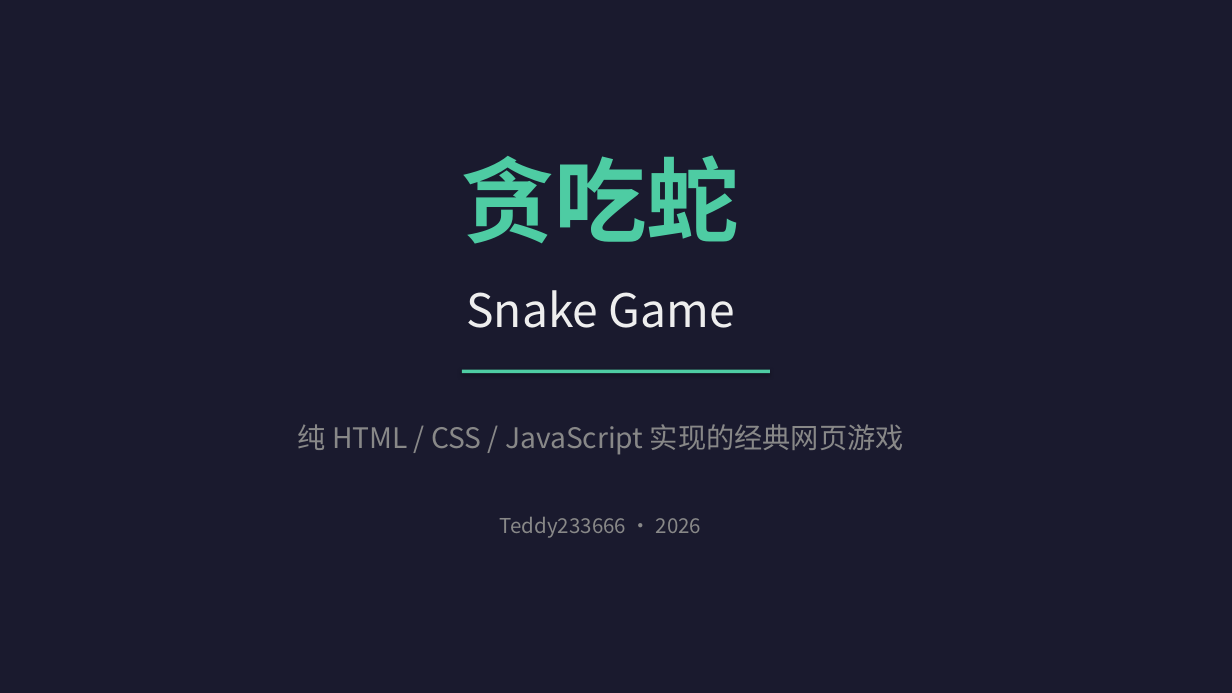
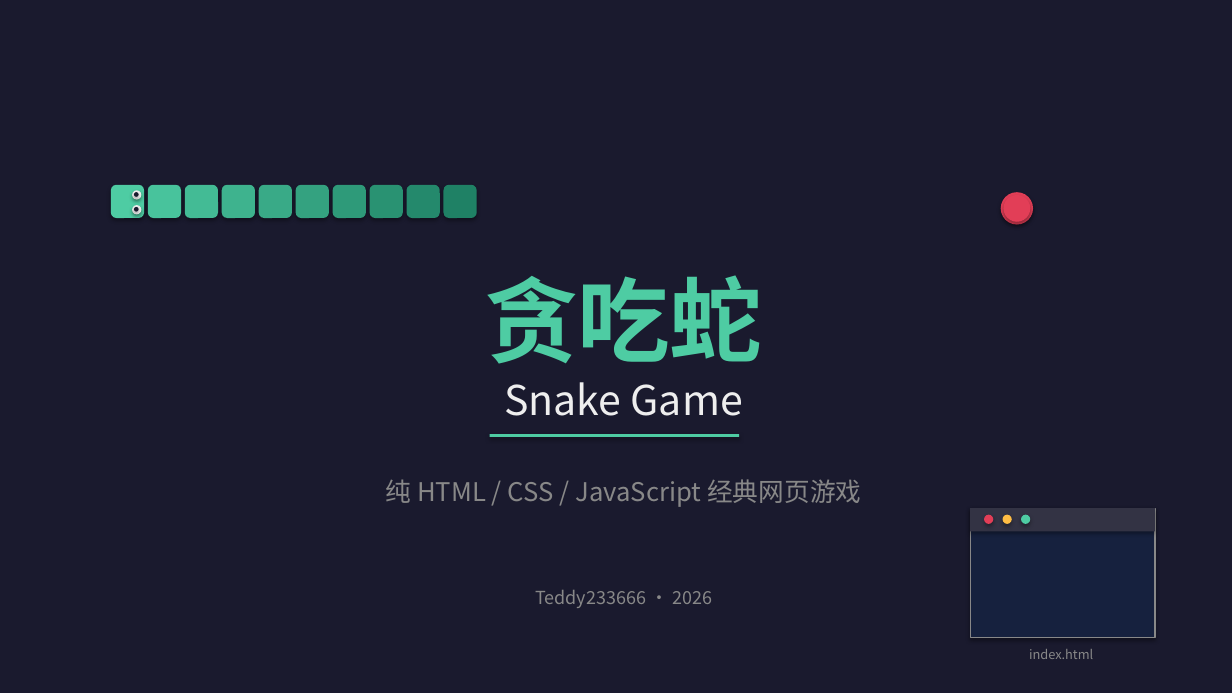
Before and after one commit to Teddy233666/snake-game, a slide deck: slide 1 of snake-game-presentation.pptx. Drawn at 1232x693 pixels with LibreOffice and Linux fonts; fonts in the diff are those of the drawing. Boxes give left, top, right and bottom in pixels: in the first picture for what was removed or moved away, otherwise in the second. Text is boxed around its words. In the diff, an @@ line names an element or a change of style, - is before the commit and + after.

Commit message:
Enhance PPT with visual illustrations
为幻灯片添加蛇形插图、配色色板、游戏网格缩略图、架构流程图、性能对比柱状图等可视化元素。

```diff
--- a/snake-game-presentation.pptx
+++ b/snake-game-presentation.pptx
@@ rounded rectangle added at (111, 185, 144, 218), fill #4ECCA3 @@
@@ ellipse added at (132, 190, 141, 200), fill #EEEEEE @@
@@ ellipse added at (132, 205, 141, 214), fill #EEEEEE @@
@@ ellipse added at (134, 192, 139, 197), fill #1A1A2E @@
@@ ellipse added at (134, 207, 139, 212), fill #1A1A2E @@
@@ rounded rectangle added at (148, 185, 181, 218), fill #48C39C @@
@@ rounded rectangle added at (185, 185, 218, 218), fill #43BB95 @@
@@ rounded rectangle added at (222, 185, 255, 218), fill #3EB38E @@
@@ rounded rectangle added at (259, 185, 292, 218), fill #39AA87 @@
@@ rounded rectangle added at (296, 185, 329, 218), fill #34A280 @@
@@ rounded rectangle added at (333, 185, 366, 218), fill #2E9A79 @@
@@ rounded rectangle added at (370, 185, 403, 218), fill #299272 @@
@@ rounded rectangle added at (407, 185, 440, 218), fill #24896C @@
@@ rounded rectangle added at (444, 185, 477, 218), fill #1F8165 @@
@@ ellipse added at (1001, 192, 1033, 225), fill #E23E57 @@
@@ ellipse added at (1004, 195, 1031, 222), fill #E23E57 @@
@@ text "贪吃蛇": place and size @@
-text "贪吃蛇" at (462, 155, 739, 244)
+text "贪吃蛇" at (485, 275, 762, 364)
@@ text "Snake Game": place and size @@
-text "Snake Game" at (466, 290, 735, 328)
+text "Snake Game" at (504, 382, 743, 416)
@@ text "Snake Game" at (504, 382, 743, 416): size 36 to 32 pt @@
@@ rectangle: place and size @@
-rectangle at (462, 370, 770, 373)
+rectangle at (490, 434, 739, 437)
@@ text at (386, 479, 861, 507): text changed; size 22 to 20 pt @@
-纯 HTML / CSS / JavaScript 实现的经典网页游戏
+纯 HTML / CSS / JavaScript 经典网页游戏
@@ rectangle added at (970, 508, 1155, 638), fill #16213E, outline #888888 1 pt @@
@@ rectangle added at (970, 508, 1155, 531), fill #333344 @@
@@ ellipse added at (984, 515, 994, 524), fill #E23E57 @@
@@ ellipse added at (1003, 515, 1012, 524), fill #FFBD44 @@
@@ ellipse added at (1021, 515, 1031, 524), fill #4ECCA3 @@
@@ text "Teddy233666 · 2026": place and size @@
-text "Teddy233666 · 2026" at (500, 517, 701, 538)
+text "Teddy233666 · 2026" at (535, 590, 712, 608)
@@ text "Teddy233666 · 2026" at (535, 590, 712, 608): size 16 to 14 pt @@
@@ text added at (1029, 649, 1093, 659), 10 pt, text #888888 @@
+index.html
```
Also in this commit, not shown: 4 other slides changed, 2 slides added, 2 slides removed.
